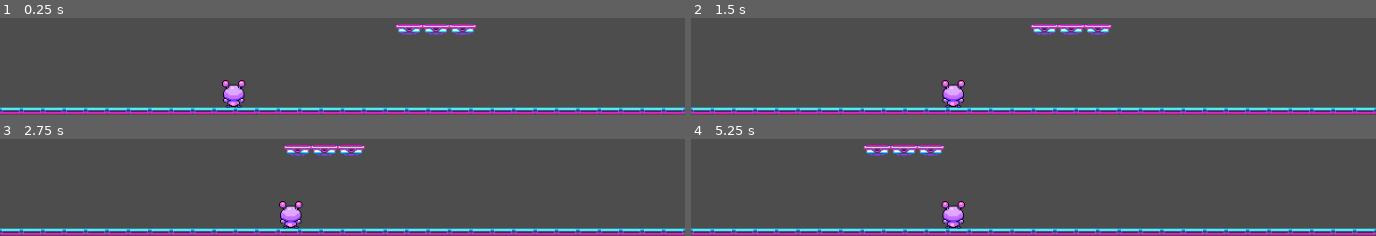
Above: before the commit, frames 1-4 (two rows, left to right).
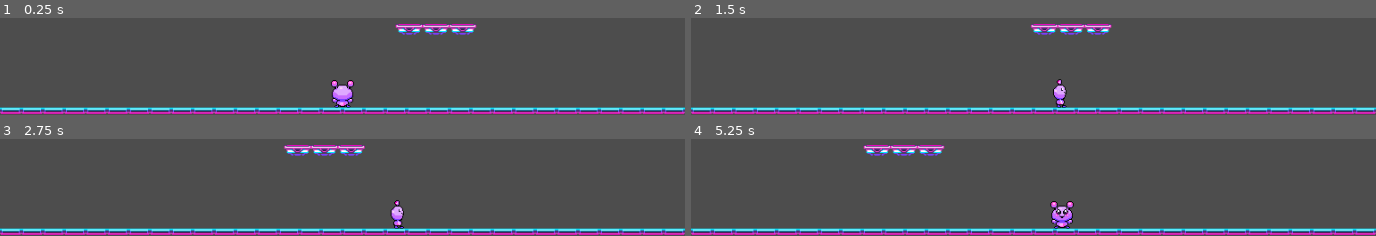
Above: after the commit, the same moments.

Repository: a-novaeva/gamejam-team5
Game: Godot game, scene res://Scenes/level_1.tscn
The game is run twice, just before and just after one commit, with the same random seed, the same clock (stepped at 60 frames per second) and the same inputs.
Inputs:
- Up to frame 1 (0.25 s): no input
- Up to frame 2 (1.5 s): tap Enter at 0.5 s; hold D (move_right) 0.53-1.28 s; tap Space at 1.25 s; hold S (move_down) from 1.28 s (still down)
- Up to frame 3 (2.75 s): tap Enter at 2 s; release S (move_down) at 2.03 s; hold D (move_right) from 2.03 s (still down)
- Up to frame 4 (5.25 s): tap Space at 2.75, 5 s; release D (move_right) at 2.78 s; hold W (move_up) 2.78-3.53 s; hold A (move_left) 3.53-5.03 s; tap Enter at 4.25 s; hold S (move_down) from 5.03 s (still down)

The runs differ from the first frame. In frame 1, 1.5% of the frame differs, in the area x 32-52%, y 63-93%; in frame 2, 1.1%; in frame 3, 1.2%; in frame 4, 1.5%, in the area x 36-56%, y 63-93%.

Commit message:
World boundary + die funktio
Lisätty sivuille world boundary, jota koskettaessa pelaaja kuolee ja respawnaa aloituspaikkaan

Diff:
--- a/gamejam-project/Code/player.gd
+++ b/gamejam-project/Code/player.gd
@@ -1,16 +1,19 @@
 extends CharacterBody2D
+class_name Player
 
 @export var tile_size: int = 32
-@export var move_speed: float = 2
+@export var move_speed: float = 0.2
 
 var is_moving: bool = false
 var target_position: Vector2 = Vector2.ZERO
 var current_platform: Area2D = null
+var respawn_position: Vector2
 
 @onready var sprite: AnimatedSprite2D = $AnimatedSprite2D
 
 func _ready() -> void:
-	pass
+	respawn_position = position
+	target_position = position
 
 func _physics_process(_delta: float) -> void:
 	if current_platform:
@@ -43,13 +46,9 @@
 func move_to_tile(direction: Vector2) -> void:
 	var next_position = position + direction * tile_size
 
-	var min_x: float = 16.0
-	var max_x: float = 752.0
 	var min_y: float = 16.0
 	var max_y: float = 882.0
 
-	if next_position.x < min_x or next_position.x > max_x:
-		return
 	if next_position.y < min_y or next_position.y > max_y:
 		return
 
@@ -57,8 +56,18 @@
 	target_position = next_position
 	is_moving = true
 
-	if sprite.sprite_frames.has_animation("jump"):
-		sprite.play("jump")
+	if direction == Vector2.UP:
+		sprite.play("back")
+		sprite.flip_h = false
+	elif direction == Vector2.DOWN:
+		sprite.play("front")
+		sprite.flip_h = false
+	elif direction == Vector2.LEFT:
+		sprite.play("walk")
+		sprite.flip_h = true
+	elif direction == Vector2.RIGHT:
+		sprite.play("walk")
+		sprite.flip_h = false
 
 func _on_platform_detector_area_entered(area: Area2D) -> void:
 	if "velocity" in area:
@@ -69,3 +78,17 @@
 func _on_platform_detector_area_exited(area: Area2D) -> void:
 	if current_platform == area:
 		current_platform = null
+
+func die() -> void:
+	is_moving = false
+	current_platform = null
+
+	position = respawn_position
+	target_position = respawn_position
+
+	sprite.play("idle")
+	sprite.flip_h = false
+
+func _on_boundary_body_entered(body: Node2D) -> void:
+	if body is Player:
+		body.die()
--- a/gamejam-project/Scenes/level_1.tscn
+++ b/gamejam-project/Scenes/level_1.tscn
@@ -1,14 +1,20 @@
-[gd_scene load_steps=5 format=3 uid="uid://rnk4rcy4lknc"]
+[gd_scene load_steps=7 format=3 uid="uid://rnk4rcy4lknc"]
 
 [ext_resource type="PackedScene" uid="uid://ojqkh1fp1khg" path="res://Scenes/player.tscn" id="1_vk57k"]
 [ext_resource type="PackedScene" uid="uid://dhh6qvsvlhvft" path="res://Scenes/spaceplatform3.tscn" id="2_8ffim"]
 [ext_resource type="Script" uid="uid://1fnlhfhkvwm" path="res://Code/platform.gd" id="3_xfk5q"]
 [ext_resource type="PackedScene" uid="uid://p80odyal5lgg" path="res://Scenes/static_platform.tscn" id="4_7p6j4"]
 
-[node name="Level1" type="Node2D"]
+[sub_resource type="WorldBoundaryShape2D" id="WorldBoundaryShape2D_7p6j4"]
+normal = Vector2(1, 0)
+
+[sub_resource type="WorldBoundaryShape2D" id="WorldBoundaryShape2D_6444e"]
+normal = Vector2(-1, 0)
+
+[node name="Level1" type="Node"]
 
 [node name="Spacefrog" parent="." instance=ExtResource("1_vk57k")]
-position = Vector2(262, 872)
+position = Vector2(384, 872)
 move_speed = 0.15
 
 [node name="Platforms" type="Node2D" parent="."]
@@ -33,4 +39,15 @@
 [node name="StaticPlatform5" parent="Platforms" instance=ExtResource("4_7p6j4")]
 position = Vector2(756, 891)
 
+[node name="Boundary" type="Area2D" parent="." groups=["Boundary"]]
+
+[node name="CollisionShape2D" type="CollisionShape2D" parent="Boundary"]
+shape = SubResource("WorldBoundaryShape2D_7p6j4")
+
+[node name="CollisionShape2D2" type="CollisionShape2D" parent="Boundary"]
+position = Vector2(768, 0)
+shape = SubResource("WorldBoundaryShape2D_6444e")
+
+[connection signal="body_entered" from="Boundary" to="Spacefrog" method="_on_boundary_body_entered"]
+
 [editable path="Platforms/Spaceplatform3"]
--- a/gamejam-project/Scenes/player.tscn
+++ b/gamejam-project/Scenes/player.tscn
@@ -1,7 +1,20 @@
-[gd_scene load_steps=8 format=3 uid="uid://ojqkh1fp1khg"]
+[gd_scene load_steps=14 format=3 uid="uid://ojqkh1fp1khg"]
 
 [ext_resource type="Script" uid="uid://dms58xbf5y0s2" path="res://Code/player.gd" id="1_cvnsp"]
 [ext_resource type="Texture2D" uid="uid://dl06kvnqy1i8v" path="res://Sprites/avaruusolio.png" id="2_6t5aa"]
+[ext_resource type="Texture2D" uid="uid://qd8i2jyibe2m" path="res://Sprites/avaruusolio_idle.png" id="3_6t5aa"]
+
+[sub_resource type="AtlasTexture" id="AtlasTexture_fkybt"]
+atlas = ExtResource("3_6t5aa")
+region = Rect2(0, 0, 32, 32)
+
+[sub_resource type="AtlasTexture" id="AtlasTexture_x3wgy"]
+atlas = ExtResource("3_6t5aa")
+region = Rect2(32, 0, 32, 32)
+
+[sub_resource type="AtlasTexture" id="AtlasTexture_3smsa"]
+atlas = ExtResource("3_6t5aa")
+region = Rect2(64, 64, 32, 32)
 
 [sub_resource type="AtlasTexture" id="AtlasTexture_reh1e"]
 atlas = ExtResource("2_6t5aa")
@@ -11,8 +24,35 @@
 atlas = ExtResource("2_6t5aa")
 region = Rect2(0, 32, 32, 32)
 
+[sub_resource type="AtlasTexture" id="AtlasTexture_6t5aa"]
+atlas = ExtResource("3_6t5aa")
+region = Rect2(0, 64, 32, 32)
+
+[sub_resource type="AtlasTexture" id="AtlasTexture_vgqql"]
+atlas = ExtResource("3_6t5aa")
+region = Rect2(32, 64, 32, 32)
+
 [sub_resource type="SpriteFrames" id="SpriteFrames_ewoov"]
 animations = [{
+"frames": [{
+"duration": 1.0,
+"texture": SubResource("AtlasTexture_fkybt")
+}, {
+"duration": 1.0,
+"texture": SubResource("AtlasTexture_x3wgy")
+}],
+"loop": true,
+"name": &"back",
+"speed": 5.0
+}, {
+"frames": [{
+"duration": 1.0,
+"texture": SubResource("AtlasTexture_3smsa")
+}],
+"loop": true,
+"name": &"front",
+"speed": 5.0
+}, {
 "frames": [{
 "duration": 1.0,
 "texture": SubResource("AtlasTexture_reh1e")
@@ -23,6 +63,17 @@
 "loop": true,
 "name": &"idle",
 "speed": 3.0
+}, {
+"frames": [{
+"duration": 1.0,
+"texture": SubResource("AtlasTexture_6t5aa")
+}, {
+"duration": 1.0,
+"texture": SubResource("AtlasTexture_vgqql")
+}],
+"loop": true,
+"name": &"walk",
+"speed": 5.0
 }]
 
 [sub_resource type="RectangleShape2D" id="RectangleShape2D_r47xg"]
@@ -37,8 +88,8 @@
 
 [node name="AnimatedSprite2D" type="AnimatedSprite2D" parent="."]
 sprite_frames = SubResource("SpriteFrames_ewoov")
-animation = &"idle"
-frame_progress = 0.12195659
+animation = &"walk"
+autoplay = "idle"
 
 [node name="CollisionShape2D" type="CollisionShape2D" parent="."]
 position = Vector2(0, 0.5)
--- a/gamejam-project/project.godot
+++ b/gamejam-project/project.godot
@@ -10,7 +10,7 @@
 
 [application]
 
-config/name="Gamejam project"
+config/name="Astro Hop"
 run/main_scene="uid://rnk4rcy4lknc"
 config/features=PackedStringArray("4.5", "Mobile")
 config/icon="res://icon.svg"
